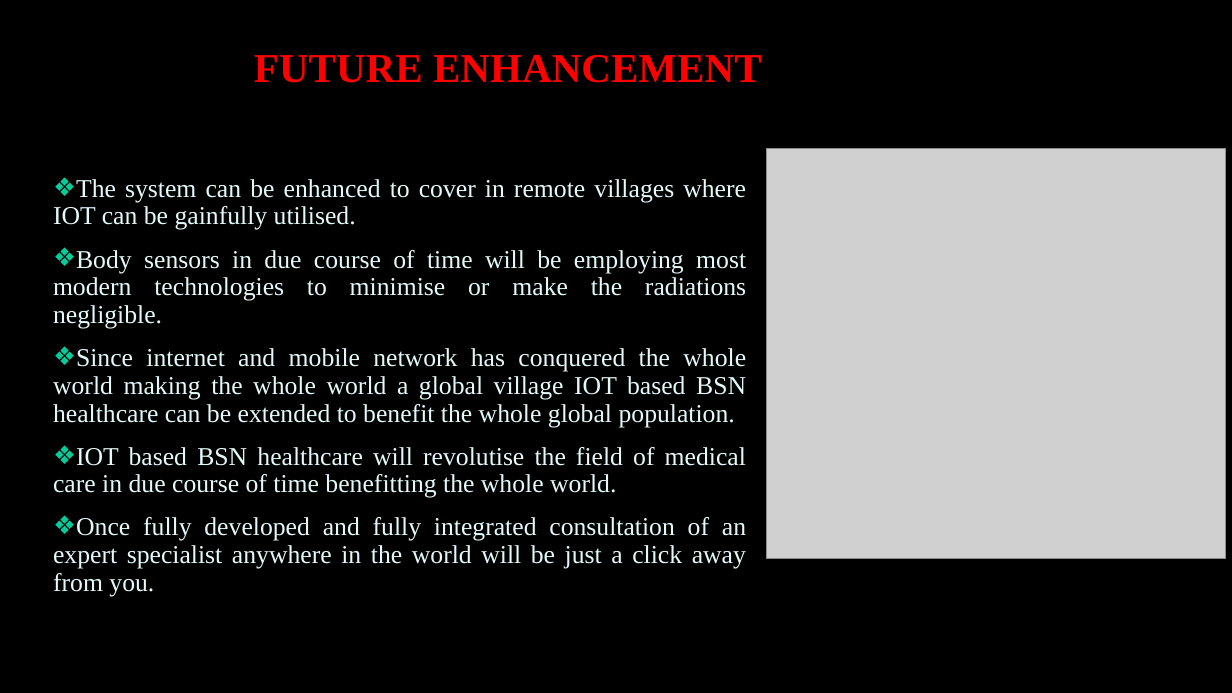
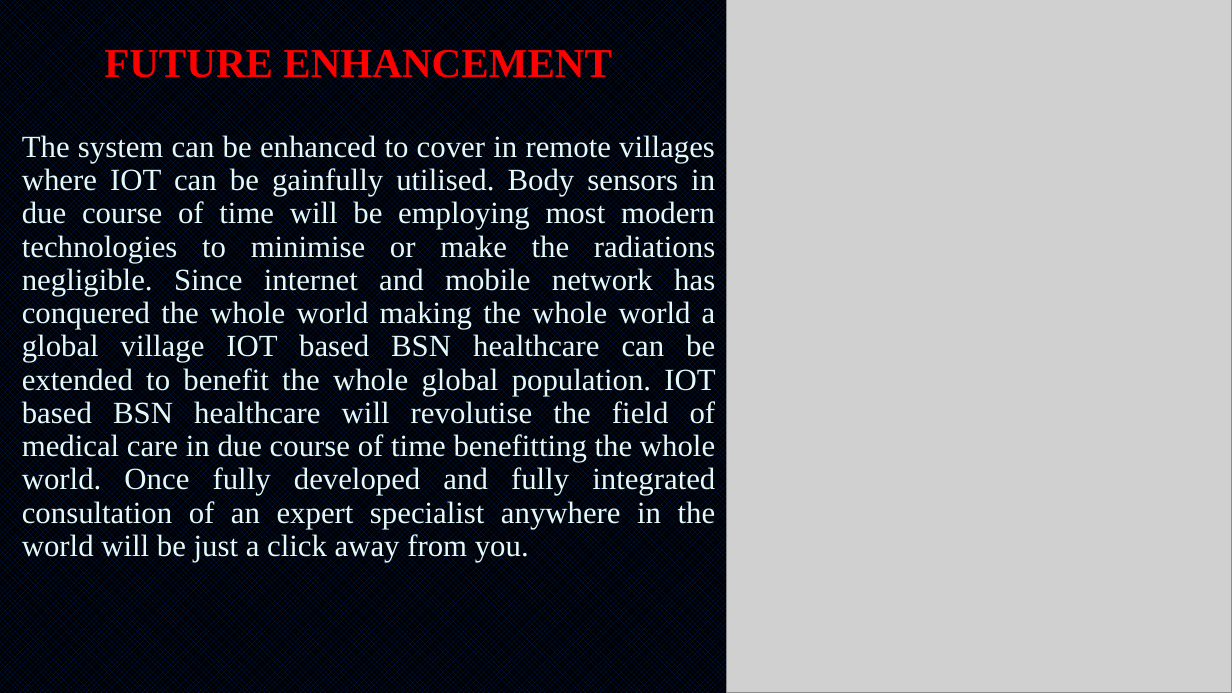
Before and after one commit to Lekshmisr95/body-sensor-network, a slide deck: slide 24 of Presentation Cover Option 1.pptx (slide 18 before the commit). Drawn at 1232x693 pixels with LibreOffice and Linux fonts; fonts in the diff are those of the drawing; grey boxes stand for pictures. Boxes give left, top, right and bottom in pixels: in the first picture for what was removed or moved away, otherwise in the second. Text is boxed around its words. In the diff, an @@ line names an element or a change of style, - is before the commit and + after.

```diff
--- a/Presentation Cover Option 1.pptx
+++ b/Presentation Cover Option 1.pptx
@@ background #000000 to pattern #002060 on #000000 @@
@@ picture: place and size @@
-picture at (766, 149, 1226, 558)
+picture at (727, 0, 1232, 693)
@@ title "FUTURE ENHANCEMENT" rewrapped from (254, 54, 762, 83) to (104, 45, 612, 85) @@
@@ subtitle at (22, 134, 716, 562): text changed; size 20 to 24 pt @@
-❖ The system can be enhanced to cover in remote villages where IOT can be gainfully utilised.
-❖ Body sensors in due course of time will be employing most modern technologies to minimise or make the radiations negligible.
-❖ Since internet and mobile network has conquered the whole world making the whole world a global village IOT based BSN healthcare can be extended to benefit the whole global population.
-❖ IOT based BSN healthcare will revolutise the field of medical care in due course of time benefitting the whole world.
-❖ Once fully developed and fully integrated consultation of an expert specialist anywhere in the world will be just a click away from you.
+The system can be enhanced to cover in remote villages where IOT can be gainfully utilised. Body sensors in due course of time will be employing most modern technologies to minimise or make the radiations negligible. Since internet and mobile network has conquered the whole world making the whole world a global village IOT based BSN healthcare can be extended to benefit the whole global population. IOT based BSN healthcare will revolutise the field of medical care in due course of time benefitting the whole world. Once fully developed and fully integrated consultation of an expert specialist anywhere in the world will be just a click away from you.
```
Also in this commit, not shown: 11 other slides changed, 12 slides added, 6 slides removed, 15 other files.
